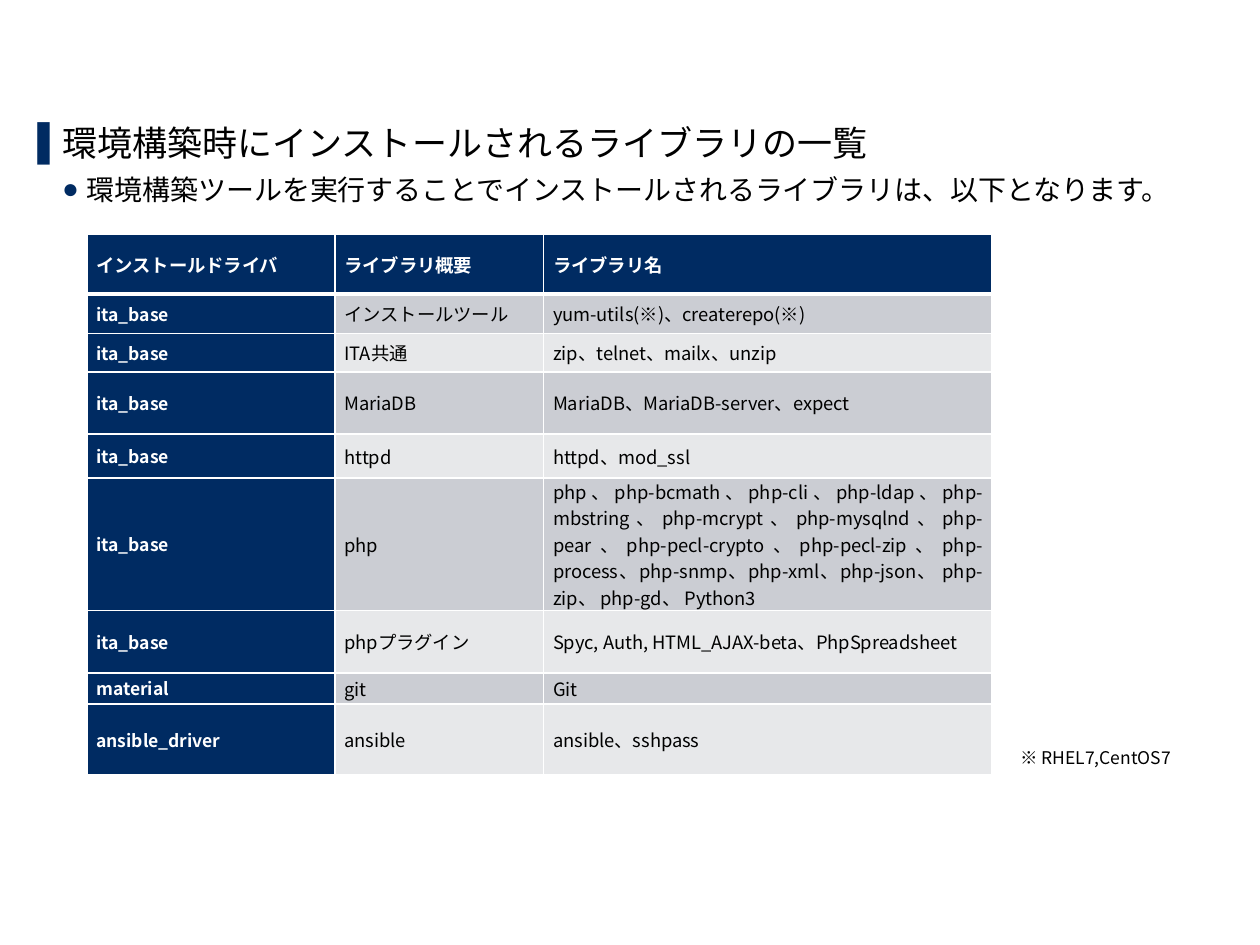
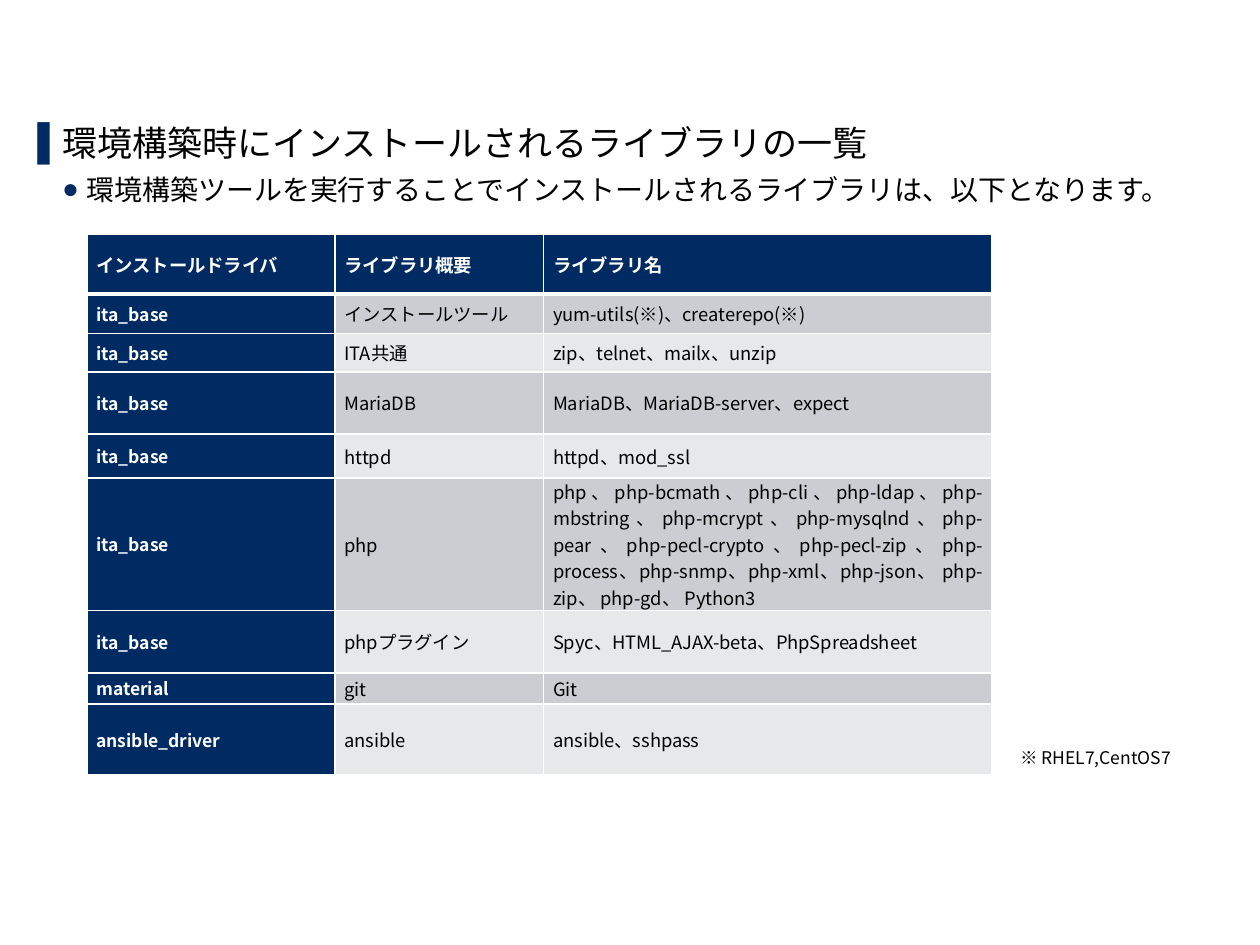
Before and after one commit to exastro-suite/it-automation-docs, a slide deck: slide 20 of asset/Learn_ja/ITA-offline-install_ja.pptx. Drawn at 1260x945 pixels with LibreOffice and Linux fonts; fonts in the diff are those of the drawing; background and template pictures are left out. Boxes give left, top, right and bottom in pixels: in the first picture for what was removed or moved away, otherwise in the second. Text is boxed around its words. In the diff, an @@ line names an element or a change of style, - is before the commit and + after.

```diff
--- a/asset/Learn_ja/ITA-offline-install_ja.pptx
+++ b/asset/Learn_ja/ITA-offline-install_ja.pptx
@@ table at (x1=87, y1=234, x2=993, y2=775) @@
-row 7, column 3: Spyc, Auth, HTML_AJAX-beta、PhpSpreadsheet
+row 7, column 3: Spyc、HTML_AJAX-beta、PhpSpreadsheet
```
Also in this commit, not shown: 3 other slides changed.
